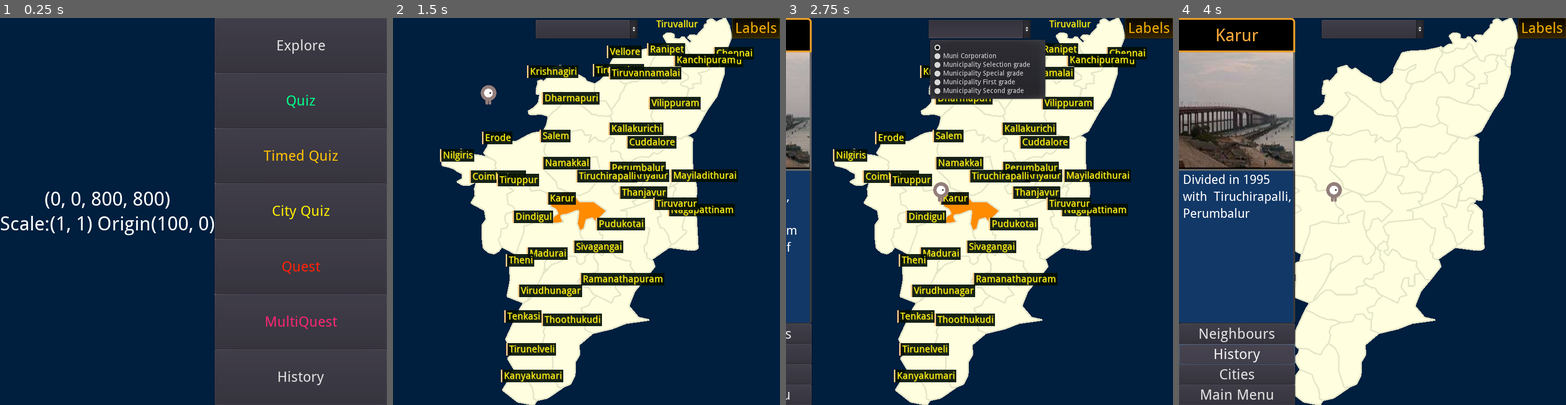
Above: before the commit, frames 1-4 (left to right).
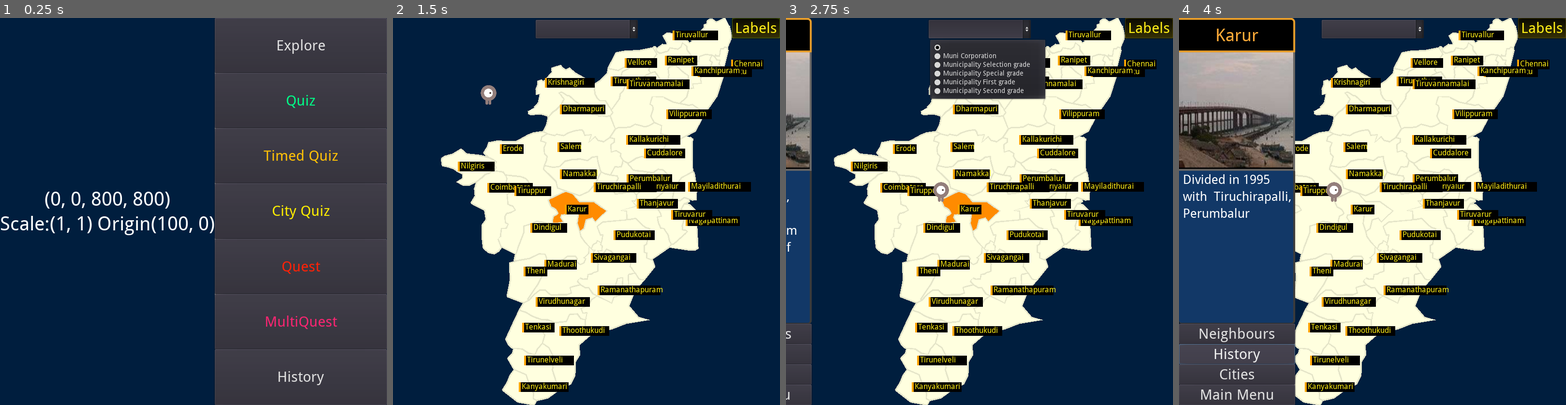
Above: after the commit, the same moments.

Repository: sharun-s/godot-tn
Game: Godot game, scene res://Node2D.tscn
Two runs of this game, one before a commit and one after it. Both use one fixed random seed, a clock stepped at 60 frames per second and the inputs below.
Inputs (mouse positions are in pixels of both pictures, inside the frame that each line leads up to):
- Up to frame 1 (0.25 s): no input
- Up to frame 2 (1.5 s): click "Explore" at 0.5 s; click "Labels" at 1.25 s
- Up to frame 3 (2.75 s): click (979, 29) at 2 s
- Up to frame 4 (4 s): tap Enter at 2.75 s; drag from (1418, 168) to (1333, 188) at 2.77 s; click "History" at 3.5 s

The runs differ from the first frame. In frame 2, 23% of the frame differs, in the area x 12-100%, y 0-100%; in frame 3, 20%; in frame 4, 9.9%.
Error in both runs: Attempt to call function 'set_meta' in base 'null instance' on a null instance. (res://TN.gd:406)

Commit message:
PERF: big reduction in draw calls after using polyline instead of draw line

Diff:
--- a/TN.gd
+++ b/TN.gd
@@ -550,60 +550,40 @@
 func draw_historic_borders():
 	for idx in cache:
 		var poly=cache[idx]
-		var cnt=poly.size()
-		for i in range(1, cnt):
-			draw_line(poly[i-1], poly[i], deselect_color.darkened(.05), border_width)
-		draw_line(poly[cnt-1], poly[0], deselect_color.darkened(.05), border_width)
+		draw_polyline(poly, deselect_color.darkened(.05), border_width)
 		#draw newly merged
-	#for dx in dhistory[current_year-1]:
-	#	if dhistory[current_year-1][dx][0].size() > 0:
 	for  n in get_tree().get_nodes_in_group(years[current_year-1]):
 		if n.name.find('history') > 0:
 			#var poly=PoolVector2Array(get_node(dx+'history').polygon)
 			var poly=PoolVector2Array(n.polygon)
 			cache[n.name]=poly
-			var cnt=poly.size()
-			for i in range(1, cnt):
-				draw_line(poly[i-1], poly[i], border_color, border_width)
-			draw_line(poly[cnt-1], poly[0], border_color, border_width)
-
+			draw_polyline(poly, border_color, border_width)
+
+#Dont add too many if conditions here. Instead set meta data like border color, selected district on some user action and then call update()
+# redraw should as fast as possible
 func _draw():
-	#var ts=OS.get_ticks_msec()
-	#debug state borders
-#	var p=get_node('debug').polygon
-#	for idx in range(1, p.size()):
-#		#draw_circle(p[idx], 10, Color.firebrick )
-#		draw_string(df, p[idx], str(idx))
-	#history
-	#print(game_in_progress, clear_borders)
+	var ts=OS.get_ticks_msec()
 	if game_in_progress==2:
 		draw_historic_borders()
 		return
 	#else:
 	#	print('clearing history cache')
 	cache.clear()
-	#TODO switch to $districts
 	var t:Transform2D=Transform2D()
 	var vro=get_viewport_transform().origin
-	for dx in CD.get_children():#d.keys():
+	for dx in CD.get_children():
 		t.origin=CD.position + dx.position
 		var poly=t.xform(PoolVector2Array(dx.polygon))#get_node('Districts/'+dx).polygon)
 		var cnt=poly.size()
 		draw_colored_polygon(poly, dx.get_meta('color'))
-		#if dx.name==selected_district:
-		#	draw_colored_polygon(poly, selected_color)
-		#else:
-		#	draw_colored_polygon(poly, deselect_color)
-		#var center_at=Vector2(0,0)#dx.position #get_node("Districts/"+dx).position #Vector2(d[dx][0], d[dx][1])
-		if dx.name != selected_district:
-			for i in range(1, cnt):
-				draw_line(poly[i-1], poly[i], border_color, border_width )
-			draw_line(poly[cnt-1], poly[0], border_color, border_width )
-		else:
-			for i in range(1, cnt):
-				draw_line(poly[i-1], poly[i], border_color, border_width )
-			draw_line(poly[cnt-1], poly[0], border_color, border_width )
-	#print('draw ',OS.get_ticks_msec() - ts)
+		draw_polyline(poly, border_color, border_width)
+	var tpos
+	for dx in CD.get_children():
+		tpos=CD.position + dx.position + Vector2(40, 40) #+ Vector2(0, dx.polygon[10].y)
+		draw_rect(Rect2(tpos - Vector2(labelmargin, labelfontht-labelmargin), Vector2(len(dx.name)*labelfontwd, labelfontht+2*labelmargin)), dx.get_meta('labelbgcolor'))
+		draw_rect(Rect2(tpos - Vector2(labelmargin+4, labelfontht-labelmargin), Vector2(4, labelfontht+2*labelmargin)), dx.get_meta('labelbarcolor'))
+		draw_string(df, tpos, dx.name, dx.get_meta('labelcolor'))
+	print('drawtime ',OS.get_ticks_msec() - ts)
 
 func _on_Quiz_pressed():
 	reset()
@@ -725,10 +705,15 @@
 var df
 var labelstyle=preload("res://labelstyle.tres")
 var labelfont=load("res://DroidSans.ttf")
+var labelfontht=16
+var labelfontwd=int(labelfontht * 12/22)+1
+var labelmargin=2
+var labelcolor=Color( 1, 0.93, 0.094, 1 )
+var labelcolor_off:=Color.transparent
 func init_label_font():
 	df=DynamicFont.new()
 	df.font_data=labelfont
-	df.size=36
+	df.size=labelfontht
 
 # used in history mode to label old districts each step
 # why not use draw string - cause group show hide is more convenient polys and labels stay linked
@@ -747,9 +732,9 @@
 #		r.collision_mask=2
 #	lcnt=lcnt+1
 	var l:Label=Label.new()
-	df.size=22
+	#df.size=labelfontht
 	l.set("custom_fonts/font",df)
-	l.set("custom_colors/font_color", Color( 1, 0.93, 0.094, 1 ))#district_label_text_color)
+	l.set("custom_colors/font_color", labelcolor)
 	l.set("custom_styles/normal", labelstyle)
 	#l.set("custom_colors/font_color_shadow", Color.black)
 	#l.set("custom_constants/shadow_offset_x",3)
@@ -761,23 +746,25 @@
 	l.rect_position=pos
 	#l.rect_scale=Vector2(1/scale.x, 1/scale.y)
 	l.add_to_group(groupname)
-	#r.position=pos
-	#r.add_child(l)
-	#var c = CollisionShape2D.new()
-	#cs2d.radius=59
-	#c.shape=cs2d
-	#r.add_child(c)
 	add_child(l)
-	#print('label added ', 'lbl'+district, ' to group ', groupname )
 
 func _on_Labels_toggled(button_pressed):
 	if button_pressed:
-		get_tree().set_group("dlabels","visible",true)
+		for dx in CD.get_children():
+			dx.set_meta('labelcolor',labelcolor)
+			dx.set_meta('labelbgcolor',Color.black)
+			dx.set_meta('labelbarcolor',Color.orange)
+		#get_tree().set_group("dlabels","visible",true)
 		#$HUD/TopRight/Labels["custom_styles/normal"].bg_color = Color("#bada55")
-		$HUD/TopRight/Labels["modulate"]=district_label_text_color
+		$HUD/TopRight/Labels["modulate"]=labelcolor
 	else:
-		get_tree().set_group("dlabels","visible",false)
+		for dx in CD.get_children():
+			dx.set_meta('labelcolor',labelcolor_off)
+			dx.set_meta('labelbgcolor',labelcolor_off)
+			dx.set_meta('labelbarcolor',labelcolor_off)
+		#get_tree().set_group("dlabels","visible",false)
 		$HUD/TopRight/Labels["modulate"]=Color(1.0, 1.0, 1.0)
+	update()
 
 func _on_TN_ready():
 	#$HUD/HistoryControl.rect_scale=Vector2(1/scale.x, 1/scale.y)
@@ -785,6 +772,9 @@
 	CD=$Districts/ClickDetector
 	for dx in CD.get_children():
 		dx.set_meta('color',deselect_color)
+		dx.set_meta('labelcolor',labelcolor_off)
+		dx.set_meta('labelbgcolor',labelcolor_off)
+		dx.set_meta('labelbarcolor',labelcolor_off)
 	get_tree().call_group("allcities","hide")
 	print('click map shape count', Physics2DServer.area_get_shape_count($Districts/ClickDetector.get_rid()))
 	#debug prints cities per district, district history etc
